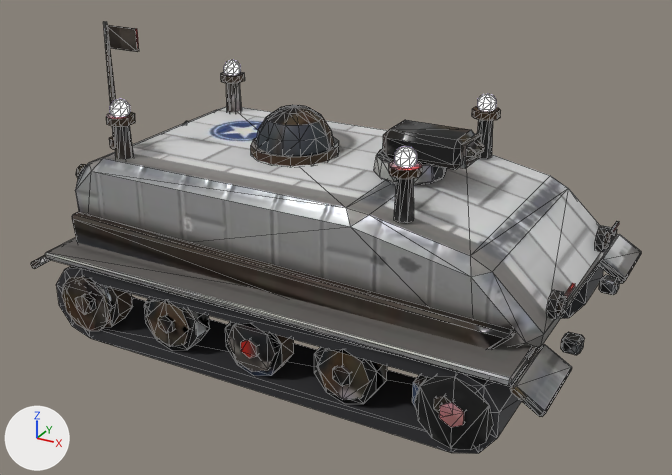
The glTF model public/models/stnk.allies.glb: old version first, new version second.
The view is the same before and after, from a 50 mm lens placed at (0.656, -1.204, 0.741), pointed at (0.013, -0.035, 0.156). Every picture has the same lights, and +X, +Y and +Z are marked at lower left. The first picture is the older version. Mesh edges are drawn as thin lines. Where no turn or scale is listed for an object, it has been applied to the vertices. Vertices at exactly the same position are counted once.

In view in the first picture: 'b0_mesh', 'root_mesh', 'turret_mesh'.
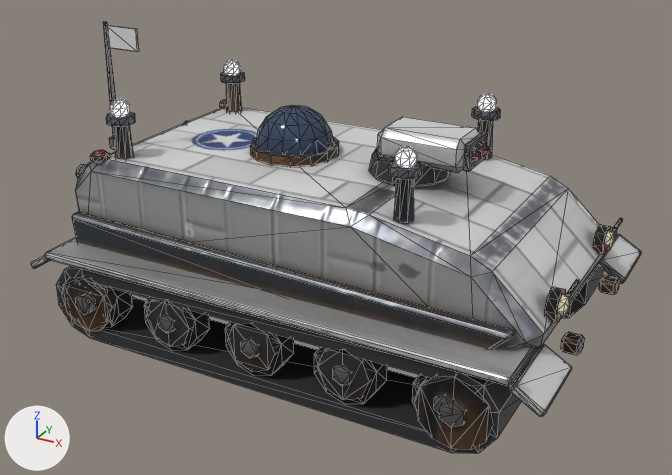
Edits to the bpy script that builds the scene:
```text
Change me_root:
    used by ob_root_mesh; location = (0.004, 0.0, 0.236)
    remove me_root.from_pydata(...)  # 1559 vertices, 2481 faces; spans x -0.42..0.42, y -0.267..0.267, z -0.236..0.236
    add me_root.from_pydata(...)  # 1625 vertices, 2590 faces; spans x -0.42..0.42, y -0.267..0.267, z -0.236..0.236
    me_root part 1: a new loose piece, an 8-sided cylinder along x spanning x 0.375..0.39, y 0.097..0.143, z -0.087..-0.041, in mat_body
    me_root part 2: a new loose piece, an 8-sided cylinder along x spanning x 0.375..0.39, y -0.143..-0.097, z -0.087..-0.041, in mat_body
    me_root part 3: the loose piece of 17 vertices spanning x 0.388..0.398, y 0.105..0.135, z -0.079..-0.049 is scaled about its middle by 1.2, then moved by (0.002, 0.0, 0.0)
    me_root part 4: the loose piece of 17 vertices spanning x 0.388..0.398, y -0.135..-0.105, z -0.079..-0.049 is scaled about its middle by 1.2, then moved by (0.002, 0.0, 0.0)
    me_root part 5: a new loose piece, a box spanning x 0.4004..0.4044, y 0.0966..0.1434, z -0.0372..-0.0332, in mat_body
    me_root part 6: a new loose piece, a box spanning x 0.4004..0.4044, y -0.1434..-0.0966, z -0.0372..-0.0332, in mat_body
    me_root part 7: a new loose piece of 17 vertices spanning x -0.345..-0.323, y -0.183..-0.161, z 0.041..0.048, in mat_body
    me_root part 8: a new loose piece of 16 vertices spanning x -0.349..-0.32, y -0.186..-0.158, z 0.033..0.041, in mat_body
    me_root part 9: the loose piece of 16 vertices spanning x 0.376..0.388, y 0.1..0.139, z -0.084..-0.045 is deleted
    me_root part 10: the loose piece of 16 vertices spanning x 0.376..0.388, y -0.139..-0.1, z -0.084..-0.045 is deleted
    me_root part 11: the loose piece of 8 vertices spanning x 0.397..0.401, y 0.1..0.139, z -0.042..-0.038 is deleted
    me_root part 12: the loose piece of 8 vertices spanning x 0.397..0.401, y -0.139..-0.1, z -0.042..-0.038 is deleted
    me_root part 13: 1824 kept faces spanning x -0.42..0.42, y -0.267..0.267, z -0.227..0.236 get new texture (UV) coordinates
    other edits to the shape of me_root do not show in these pictures
Change me_turret:
    used by ob_turret_mesh; parent = ob_turret; location = (0.0, 0.0, 0.025); scale = (0.0544, 0.0544, 0.0544)
    remove me_turret.from_pydata(...)  # 56 vertices, 102 faces; spans x -1.0..1.0, y -1.0..1.0, z -0.46..0.46
    add me_turret.from_pydata(...)  # 56 vertices, 102 faces; spans x -1.0..1.0, y -1.0..1.0, z -0.41..0.41
    me_turret part 14: the loose piece of 48 vertices spanning x -1.0..1.0, y -1.0..1.0, z -0.46..0.13 is scaled about its middle by (1, 1, 0.949), then moved by (0.0, 0.0, 0.03)
    other edits to the shape of me_turret do not show in these pictures
Change ob_turret_mesh:
    ob_turret_mesh.scale: (0.0544, 0.0544, 0.0544) -> (0.0613, 0.0613, 0.0613)
Change ob_b0_mesh:
    ob_b0_mesh.scale: (0.0693, 0.0693, 0.0693) -> (0.0765, 0.0765, 0.0765)
```

What differs and where, as boxes [x1, y1, x2, y2] in the pictures (672 x 475 px; the box of a moved part takes in the faces that stretch with it):
'b0_mesh', rescaled (11% wider, 12% taller)
    before: [383, 120, 484, 170]
    after: [377, 117, 489, 173]
'turret_mesh', reshaped, rescaled (14% wider)
    before: [374, 148, 446, 185]
    after: [369, 148, 451, 187]
part 1 of me_root, added
    after: [593, 224, 611, 255]
part 2 of me_root, added
    after: [545, 287, 566, 322]
part 3 of me_root, moved or reshaped
    before: [603, 231, 612, 249]
    after: [604, 230, 614, 251]
part 4 of me_root, moved or reshaped
    before: [556, 295, 567, 316]
    after: [557, 293, 570, 318]
part 5 of me_root, added
    after: [612, 218, 623, 231]
part 6 of me_root, added
    after: [566, 279, 579, 297]
part 7 of me_root, added
    after: [93, 150, 107, 156]
part 8 of me_root, added
    after: [90, 152, 110, 162]
part 9 of me_root, deleted
    before: [595, 227, 609, 252]
part 10 of me_root, deleted
    before: [546, 290, 564, 319]
part 11 of me_root, deleted
    before: [610, 221, 619, 233]
part 12 of me_root, deleted
    before: [564, 283, 575, 299]
part 13 of me_root, surface changed
    both: [31, 21, 641, 450]
